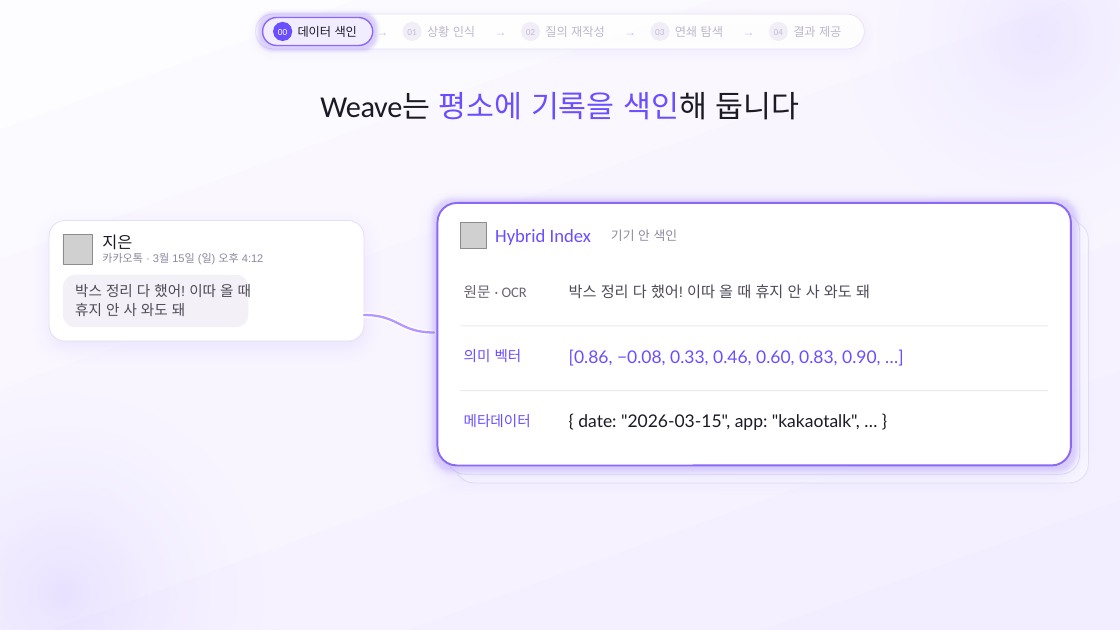
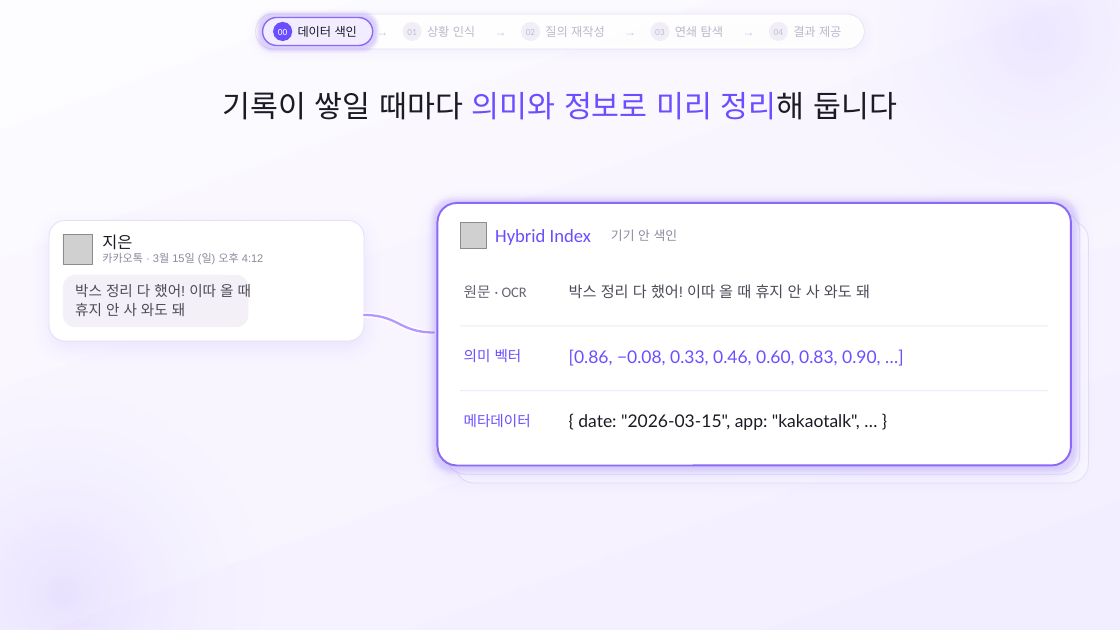
Before and after one commit to SB-Jo/t3, a slide deck: slide 12 of weave/결선준비/09_HowItWorks/HowItWorks_Argon.pptx (slide 10 before the commit). Drawn at 1120x630 pixels with LibreOffice and Linux fonts; fonts in the diff are those of the drawing; grey boxes stand for pictures. Boxes give left, top, right and bottom in pixels: in the first picture for what was removed or moved away, otherwise in the second. Text is boxed around its words. In the diff, an @@ line names an element or a change of style, - is before the commit and + after.

```diff
--- a/weave/결선준비/09_HowItWorks/HowItWorks_Argon.pptx
+++ b/weave/결선준비/09_HowItWorks/HowItWorks_Argon.pptx
@@ text at (x1=223, y1=92, x2=897, y2=120): text changed @@
-Weave는 평소에 기록을 색인해 둡니다
+기록이 쌓일 때마다 의미와 정보로 미리 정리해 둡니다
```
Also in this commit, not shown: 8 other slides changed, 2 slides added, 25 other files.
